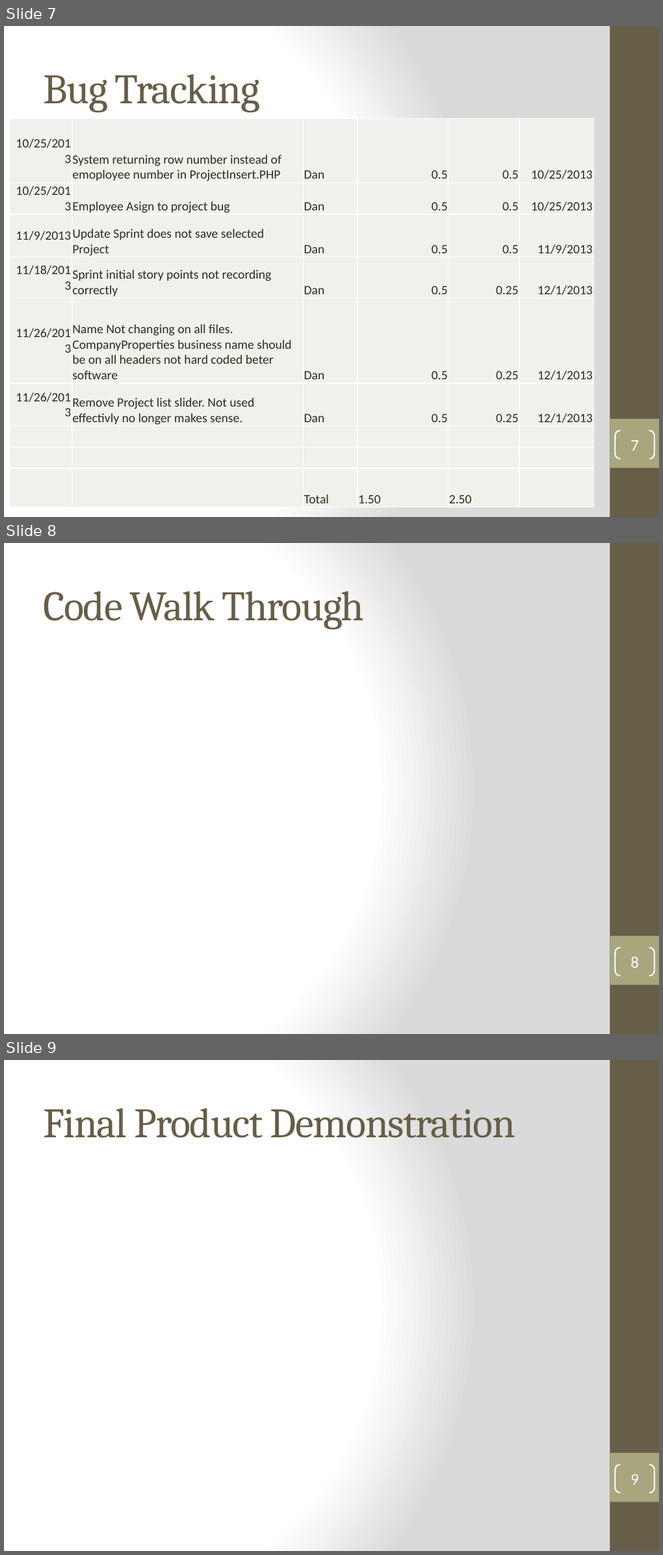
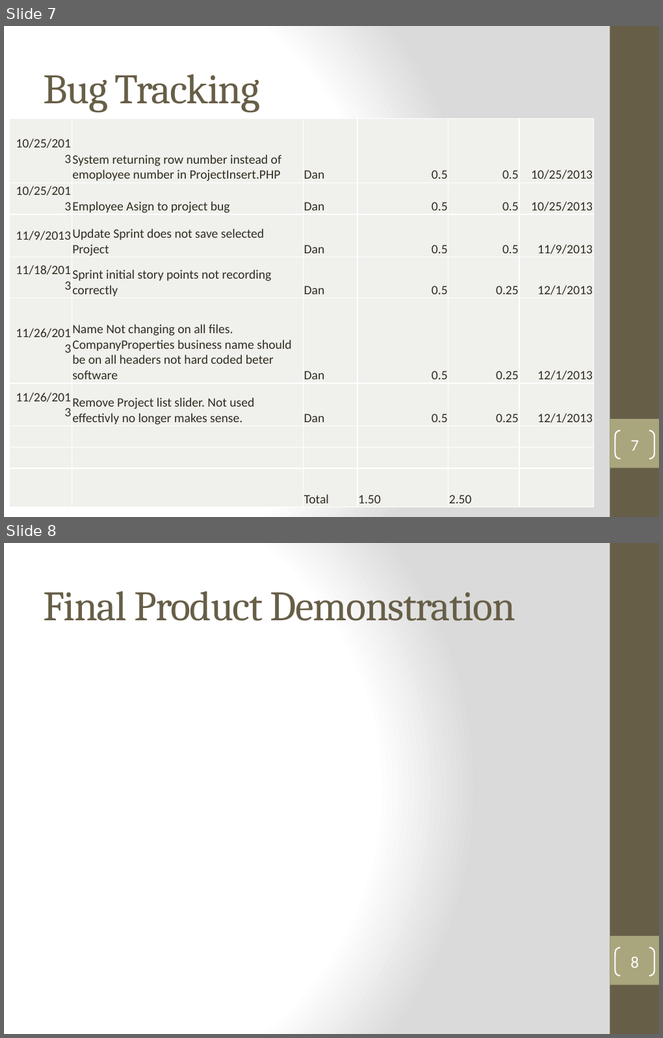
Before and after one commit to DanLain/ProjectManagement, a slide deck: Final Presentation/Team 3 Final Presentation.pptx. Shown one above the other, each under a label of ours: slides 7, 8 and 9 before the commit, slides 7 and 8 after it. The pictures are 663x1555 and 663x1038 pixels, drawn with LibreOffice and Linux fonts; fonts in the diff are those of the drawing. Boxes give left, top, right and bottom in pixels: in the first picture for what was removed or moved away, otherwise in the second. Text is boxed around its words. In the diff, an @@ line names an element or a change of style, - is before the commit and + after.

```diff
--- a/Final Presentation/Team 3 Final Presentation.pptx
+++ b/Final Presentation/Team 3 Final Presentation.pptx
@@ slide 8 removed at <box>4,543,659,1034</box>, background gradient #FFFFFF to #DADADA; not listed: 2 template elements that a slide beside it also shows @@
@@ title removed at <box>43,591,364,629</box> @@
-Code Walk Through
@@ page number removed at <box>615,948,655,976</box> @@
-8
@@ what was slide 9 is now slide 8 @@
@@ page number at <box>631,957,639,968</box>: text changed @@
-9
+8
```
Also in this commit, not shown: 1 slide changed.
